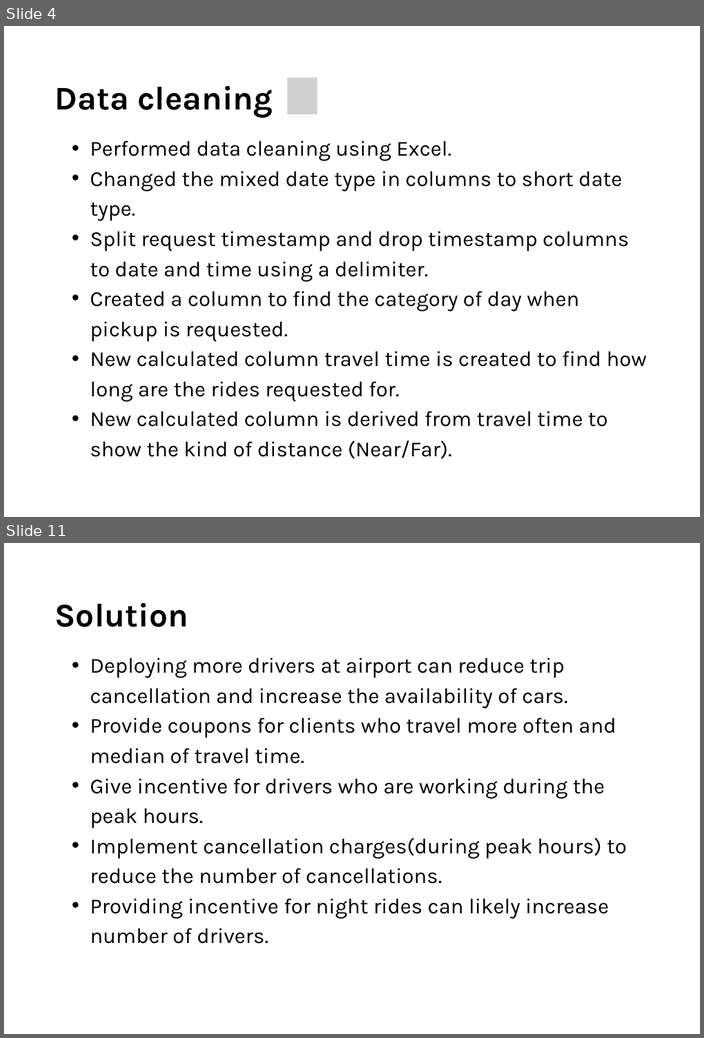
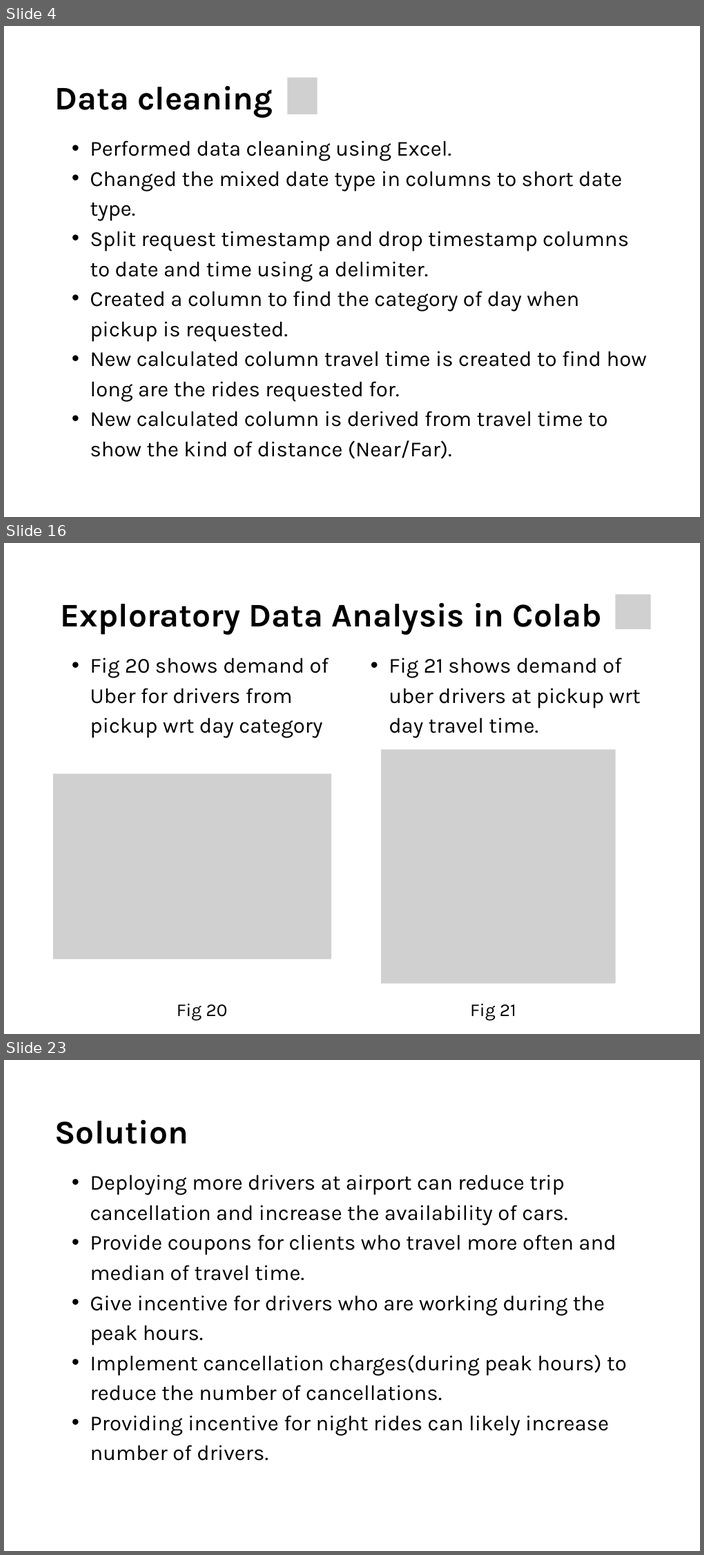
Before and after one commit to karthikdoguparthi/Uber-Supply-Demand-Gaps, a slide deck: UBER SUPPLY DEMAND GAPS/Report/UBER Supply Demand Gap.pptx. Shown one above the other, each under a label of ours: slides 4 and 11 before the commit, slides 4, 16 and 23 after it; the slides between them are not shown. The pictures are 704x1038 and 704x1555 pixels, drawn with LibreOffice and Linux fonts; fonts in the diff are those of the drawing; grey boxes stand for pictures. Boxes give left, top, right and bottom in pixels: in the first picture for what was removed or moved away, otherwise in the second. Text is boxed around its words. In the diff, an @@ line names an element or a change of style, - is before the commit and + after.

```diff
--- a/UBER SUPPLY DEMAND GAPS/Report/UBER Supply Demand Gap.pptx
+++ b/UBER SUPPLY DEMAND GAPS/Report/UBER Supply Demand Gap.pptx
@@ slide 16 added at (x1=4, y1=543, x2=700, y2=1034), background #FFFFFF @@
@@ text added at (x1=61, y1=603, x2=602, y2=634), 40 pt, text #000000, bold @@
+Exploratory Data Analysis in Colab
@@ picture added at (x1=615, y1=594, x2=650, y2=629) @@
@@ text added at (x1=90, y1=658, x2=329, y2=738), 26 pt, text #000000 @@
+  • Fig 20 shows demand of Uber for drivers from pickup wrt day category
@@ text added at (x1=388, y1=658, x2=639, y2=738), 26 pt, text #000000 @@
+  • Fig 21 shows demand of uber drivers at pickup wrt day travel time.
@@ picture added at (x1=381, y1=750, x2=615, y2=985) @@
@@ picture added at (x1=54, y1=774, x2=331, y2=960) @@
@@ text added at (x1=176, y1=1004, x2=228, y2=1020), 22 pt, text #000000 @@
+Fig 20
@@ text added at (x1=470, y1=1004, x2=516, y2=1020), 22 pt, text #000000 @@
+Fig 21
@@ what was slide 11 is now slide 23 @@
```
Also in this commit, not shown: 5 slides changed, 12 other slides added, 1 slide removed, 1 other file.
